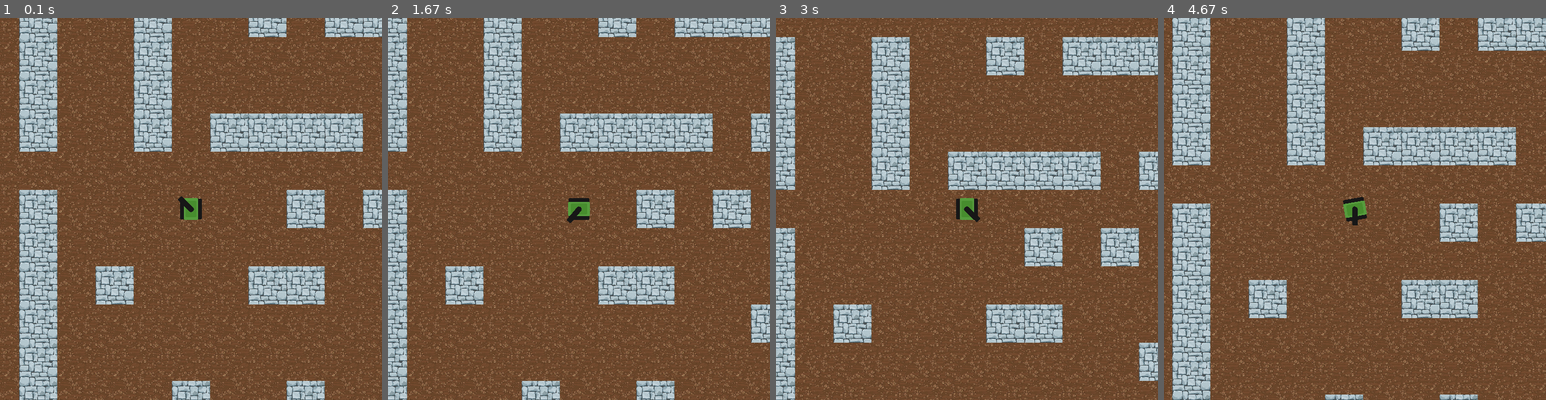
Above: before the commit, frames 1-4 (left to right).
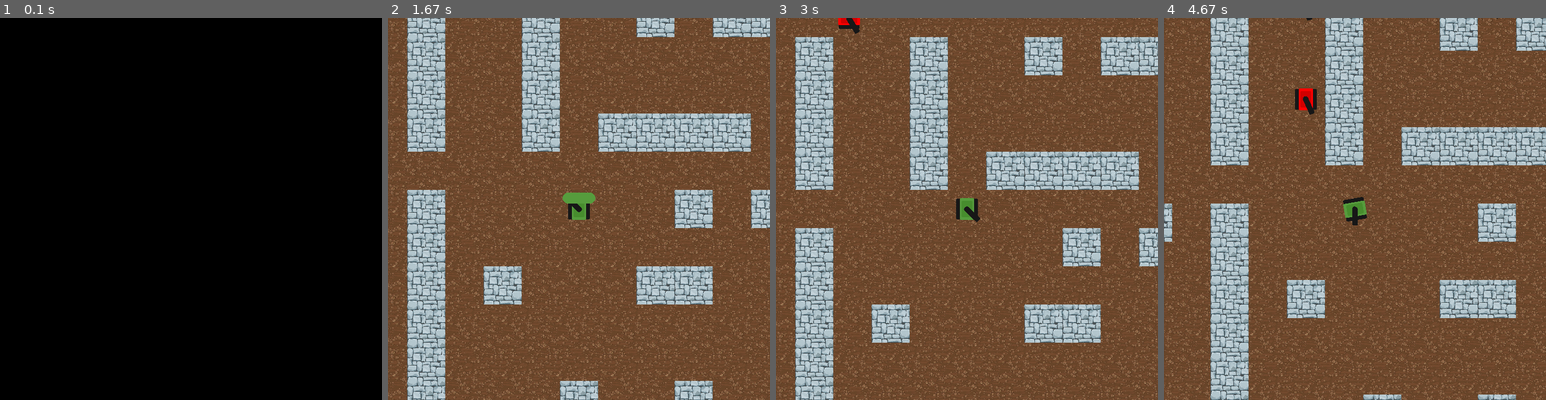
Above: after the commit, the same moments.

Repository: Camleaf/ICS3U
Game: pygame game, started from U3/main.py
Same seed, same stepped clock (60 frames per second), same inputs: the game is played once before the commit and once after it.
Inputs (mouse positions are in pixels of both pictures, inside the frame that each line leads up to):
- Up to frame 1 (0.1 s): no input
- Up to frame 2 (1.67 s): hold Esc 0.33-0.8 s; hold D 0.33-0.8 s; move the mouse to (563, 224) at 0.37 s; hold Esc 0.83-1.3 s
- Up to frame 3 (3 s): tap Esc at 1.83 s; tap Space at 2.17 s; hold W 2.5-2.97 s; move the mouse to (1108, 342) at 2.53 s
- Up to frame 4 (4.67 s): hold D 3-3.47 s; move the mouse to (1255, 67) at 3.03 s; hold A 3.5-4.03 s; move the mouse to (1263, 132) at 3.53 s; hold S 4.07-4.37 s; move the mouse to (1335, 308) at 4.1 s; hold A from 4.4 s (still down); move the mouse to (1355, 254) at 4.43 s

The runs differ from the first frame. In frame 1, 100% of the frame differs, in the area x 0-100%, y 0-100%; in frame 2, 50%; in frame 3, 49%; in frame 4, 52%.

Commit message:
start frame of GUI

Diff:
--- a/U3/main.py
+++ b/U3/main.py
@@ -11,6 +11,7 @@
 from utils.player.main import Player, Create_Container
 from utils.walls.main import Walls
 from utils.enemies.main import Enemies
+from utils.menu.main import Menu
 
 # variables
 DISPLAY_BASE = 700
@@ -26,8 +27,10 @@
 walls = Walls(GAME_BASE,GAME_HEIGHT, DISPLAY_BASE, DISPLAY_HEIGHT)
 player = Player(40,40,DISPLAY_BASE, DISPLAY_HEIGHT, GAME_BASE, GAME_HEIGHT)
 player_container = Create_Container(player)
-enemies = Enemies(5,40,40,GAME_BASE, GAME_HEIGHT,DISPLAY_BASE, DISPLAY_HEIGHT, walls, player.camera_x, player.camera_y, 15)
+enemies = Enemies(10,40,40,GAME_BASE, GAME_HEIGHT,DISPLAY_BASE, DISPLAY_HEIGHT, walls, player.camera_x, player.camera_y, 15)
 player.create_magazine(walls)
+menu = Menu(DISPLAY_BASE, DISPLAY_HEIGHT)
+
 
 # Threads
 in_range_walls = threading.Thread(target = player.get_in_range_walls, args = (walls,))
@@ -43,6 +46,8 @@
 frames_num = 1
 tick = 0
 player_shot_cooldown = 0
+
+game_paused = False
 while True:
 
     for event in pg.event.get():
@@ -56,6 +61,16 @@
     if keys_pressed := pg.key.get_pressed():
         x_vector = 0
         y_vector = 0
+
+        if keys_pressed[pg.K_ESCAPE]:
+            if not game_paused:
+                game_paused = True
+                menu.switch_gui("pause")
+            else:
+                game_paused = False
+                menu.switch_gui("ingame")
+            continue
+
         if keys_pressed[pg.K_a]:
             x_vector -= 2.5
 
@@ -76,11 +91,14 @@
 
 
 
+
+    if not game_paused: # only run if game is not paused
         player.move(x_vector,y_vector, enemies.units)
-    enemies.check_shots(tick)
-    player.magazine.update_bullets(enemies,player)
-    enemies.move(player)
-    screen.render(player, player_container, walls, enemies)
+        enemies.check_shots(tick)
+        player.magazine.update_bullets(enemies,player)
+        enemies.move(player)
+    # run all the time
+    screen.render(player, player_container, walls, enemies, menu)
 
     if not player.is_alive:
         game_end = True
--- a/U3/utils/display/main.py
+++ b/U3/utils/display/main.py
@@ -1,6 +1,7 @@
 import pygame as pg
 from ..player.main import Player
 from ..walls.main import Walls
+from ..menu.main import Menu
 from ..enemies.main import Enemies
 from .colours import *
 from .background import Background
@@ -20,7 +21,7 @@
         """Fills the screen with RGB value COLOUR"""
         self.DISPLAY.fill(colour)
 
-    def render(self, player:Player, player_container, walls:Walls, enemies:Enemies):
+    def render(self, player:Player, player_container, walls:Walls, enemies:Enemies, menu:Menu):
         """Wrapper function to render all objects to the display. Requires the barrier, the walls group, the player container, and the enemies group as input"""
 
 
@@ -32,12 +33,10 @@
         enemies.render(self.DISPLAY,player.camera_x, player.camera_y)
         player.magazine.render(self.DISPLAY, player.camera_x, player.camera_y)
         enemies.magazine.render(self.DISPLAY, player.camera_x, player.camera_y)
-        #barrier.render(self.DISPLAY, player.camera_x, player.camera_y, self.DISPLAY_BASE, self.DISPLAY_HEIGHT)
+        player_container.draw(self.DISPLAY)
+        menu.render(self.DISPLAY)
 
 
-        # no render systems
-        # reserved for objects without a local render system such as the player class
-        player_container.draw(self.DISPLAY)
 
     def blit(self, object):
         """Shorthand for pygame surface.blit function"""
--- a/U3/utils/enemies/enemy_turret.py
+++ b/U3/utils/enemies/enemy_turret.py
@@ -1,6 +1,7 @@
 import pygame as pg
 from ..display.colours import *
 import math
+
 
 class Turret:
     """The turret animation for the player"""
@@ -10,11 +11,13 @@
         self.rotation = 0
         self.fwidth = width
         self.fheight = height
-        self.image_orig = pg.Surface([self.fwidth,self.fheight])
+        self.image_orig = pg.Surface([self.fwidth, self.fheight])
         self.image_orig.set_colorkey(BLACK)
         self.image_orig.fill(BLACK)
-        pg.draw.rect(self.image_orig, OFF_BLACK, (self.fwidth/2-5,self.fheight/2-5,10,10),border_radius=4)
-        pg.draw.rect(self.image_orig, OFF_BLACK, (self.fwidth/2-5,self.fheight/2-30,10,30),border_radius=2)
+        pg.draw.rect(self.image_orig, OFF_BLACK, (self.fwidth/2 -
+                     5, self.fheight/2-5, 10, 10), border_radius=4)
+        pg.draw.rect(self.image_orig, OFF_BLACK, (self.fwidth/2-5,
+                     self.fheight/2-30, 10, 30), border_radius=2)
         self.image = self.image_orig.copy()
 
         self.DISPLAY_HEIGHT = DISPLAY_HEIGHT
@@ -30,20 +33,21 @@
         # still has jittering on rotation due to a "well i've tried everything i can think of and this is the best result" solution to the image rescaling and rebalancing issue
         # here's desmos link to document https://www.desmos.com/calculator/unzofi1ful
 
-
     def rotation_manager(self, x, y, camera_x, camera_y):
         """Manages rotation based on the angle between the unit and the player"""
 
-        relative_x, relative_y = camera_x-x-35, camera_y-y-35 # relative positions use the base's coords as that doesn't rely on an approximate function for positioning
+        # relative positions use the base's coords as that doesn't rely on an approximate function for positioning
+        relative_x, relative_y = camera_x-x-35, camera_y-y-35
 
-        angle = math.degrees(math.atan2(relative_y,relative_x))
-        self.rotation = -angle -90
-        #print(relative_x,relative_y,angle)
+        angle = math.degrees(math.atan2(relative_y, relative_x))
+        self.rotation = -angle - 90
+        # print(relative_x,relative_y,angle)
         # I will need to add more complex motion predictor thing but this is okay for now
         self.rotate()
-
 
     def rotate(self):
         """Rotates the turret image to rotation"""
         self.image = pg.transform.rotate(self.image_orig, self.rotation)
-        self.rot_offset = 12 - abs(((((self.rotation % 90) / 45) -1)**1.872) * 12) # this is the curve gained from the equations found on the desmos doc
+        # this is the curve gained from the equations found on the desmos doc
+        self.rot_offset = 12 - \
+            abs(((((self.rotation % 90) / 45) - 1)**1.872) * 12)
--- a/U3/utils/enemies/main.py
+++ b/U3/utils/enemies/main.py
@@ -1,16 +1,19 @@
 import pygame as pg
-import threading, random
+import threading
+import random
 
 from ..display.colours import *
 from .enemy import Enemy
 from ..walls.main import Walls
 from ..bullet.main import Magazine
+
+
 class Enemies:
     """Class which contains all the enemies"""
     units: list[Enemy]
     active_paths: list[threading.Thread]
 
-    def __init__(self, enemies_num, width, height, GAME_BASE, GAME_HEIGHT, DISPLAY_BASE, DISPLAY_HEIGHT,walls:Walls, camera_x, camera_y, stocks):
+    def __init__(self, enemies_num, width, height, GAME_BASE, GAME_HEIGHT, DISPLAY_BASE, DISPLAY_HEIGHT, walls: Walls, camera_x, camera_y, stocks):
 
         self.number = enemies_num
         self.active_paths = []
@@ -27,14 +30,14 @@
         self.cur_id = 0
         self.walls = walls
         # init the surface which holds the image of all the dead enemies
-        self.dead_surf:pg.Surface = pg.Surface([GAME_BASE,GAME_HEIGHT])
-        self.dead_surf.set_colorkey((255,255,255))
+        self.dead_surf: pg.Surface = pg.Surface([GAME_BASE, GAME_HEIGHT])
+        self.dead_surf.set_colorkey((255, 255, 255))
         self.dead_surf.fill(WHITE)
         # end init
-        self.magazine = Magazine("bot",walls,GAME_BASE,GAME_HEIGHT,DISPLAY_BASE,DISPLAY_HEIGHT)
+        self.magazine = Magazine(
+            "bot", walls, GAME_BASE, GAME_HEIGHT, DISPLAY_BASE, DISPLAY_HEIGHT)
         self.create_pathfinding_grid(walls)
         self.create_units(walls, camera_x, camera_y)
-
 
     def create_indiv(self):
         """Same as create_units function but for individual units, and requiring less positional arguments. Slightly less efficient as well as can't group create"""
@@ -42,58 +45,61 @@
         y = None
         x = None
         for r in range(1000):
-            ry = random.randint(0,self.GAME_HEIGHT//70 - 1)
+            ry = random.randint(0, self.GAME_HEIGHT//70 - 1)
             rx = random.randint(0, self.GAME_BASE // 70 - 1)
-            if [rx,ry] in self.walls.walls:
+            if [rx, ry] in self.walls.walls:
                 continue
-            if any([round(unit.x//70), round(unit.y//70)] == [rx,ry] for unit in self.units):
+            if any([round(unit.x//70), round(unit.y//70)] == [rx, ry] for unit in self.units):
 
                 continue
             y = ry
             x = rx
         self.cur_id += 1
-        if self.stocks == 0: return
+        if self.stocks == 0:
+            return
         self.stocks -= 1
         self.units.append(
-                Enemy( self.unit_width,
-                      self.unit_height,
-                      x*70,
-                      y*70,
-                      self.DISPLAY_HEIGHT,
-                      self.DISPLAY_BASE,
-                      self.GAME_BASE,
-                      self.GAME_HEIGHT,
-                      0,
-                      0,
-                      self.grid,
-                      self.offset,
-                      self.cur_id
-                      )
+            Enemy(self.unit_width,
+                  self.unit_height,
+                  x*70,
+                  y*70,
+                  self.DISPLAY_HEIGHT,
+                  self.DISPLAY_BASE,
+                  self.GAME_BASE,
+                  self.GAME_HEIGHT,
+                  0,
+                  0,
+                  self.grid,
+                  self.offset,
+                  self.cur_id
+                  )
         )
 
-    def create_units(self,walls:Walls ,camera_x, camera_y):
+    def create_units(self, walls: Walls, camera_x, camera_y):
         """Creates the enemy class self.number and stores them in a wrapper"""
         already_created = []
         for i in range(self.number):
             x = None
             y = None
             for r in range(1000):
-                ry = random.randint(0,self.GAME_HEIGHT//70 - 1)
+                ry = random.randint(0, self.GAME_HEIGHT//70 - 1)
                 rx = random.randint(0, self.GAME_BASE // 70 - 1)
-                if [rx,ry] in walls.walls:
+                if [rx, ry] in walls.walls:
                     continue
-                if [rx,ry] in already_created:
+                if [rx, ry] in already_created:
                     continue
-                if ry > 4 and not ry > 13:continue
-                elif rx > 4 and not rx > 13: continue
+                if ry > 4 and not ry > 13:
+                    continue
+                elif rx > 4 and not rx > 13:
+                    continue
                 y = ry
                 x = rx
                 break
             self.cur_id = i
             self.stocks -= 1
-            already_created.append([x,y])
+            already_created.append([x, y])
             self.units.append(
-                Enemy( self.unit_width,
+                Enemy(self.unit_width,
                       self.unit_height,
                       x*70,
                       y*70,
@@ -109,8 +115,7 @@
                       )
             )
 
-
-    def destroy_unit(self,id):
+    def destroy_unit(self, id):
         new = []
         for unit in self.units:
             if unit.id != id:
@@ -118,47 +123,52 @@
             else:
                 self.add_to_dead(unit)
 
-
         self.units = new
         if self.stocks != 0:
-            self.create_indiv() # add cam x and cam y to this
+            self.create_indiv()  # add cam x and cam y to this
 
-    def add_to_dead(self, unit:Enemy):
-        unit.image_orig = pg.Surface([unit.width,unit.height])
-        unit.image_orig.set_colorkey((255,255,255))
+    def add_to_dead(self, unit: Enemy):
+        unit.image_orig = pg.Surface([unit.width, unit.height])
+        unit.image_orig.set_colorkey((255, 255, 255))
         unit.image_orig.fill(WHITE)
 
-        pg.draw.rect(unit.image_orig,OFF_BLACK, (0, 1, unit.width, unit.height-2), border_radius=2)
-        pg.draw.rect(unit.image_orig, BLACK, (7,0,unit.width-14,unit.height),border_radius=2)
-        pg.draw.rect(unit.image_orig,BLACK,(unit.width/2-10, unit.height/2-15,20,30),border_radius=2)
+        pg.draw.rect(unit.image_orig, OFF_BLACK,
+                     (0, 1, unit.width, unit.height-2), border_radius=2)
+        pg.draw.rect(unit.image_orig, BLACK,
+                     (7, 0, unit.width-14, unit.height), border_radius=2)
+        pg.draw.rect(unit.image_orig, BLACK, (unit.width/2-10,
+                     unit.height/2-15, 20, 30), border_radius=2)
         unit.rotate(0)
 
+        self.dead_surf.blit(unit.image, (unit.x+unit.offset -
+                            unit.rot_offset, unit.y+unit.offset-unit.rot_offset))
+        self.dead_surf.blit(unit.turret.image, (unit.x+unit.turret.offset -
+                            unit.turret.rot_offset, unit.y+unit.turret.offset-unit.turret.rot_offset))
 
-        self.dead_surf.blit(unit.image, (unit.x+unit.offset-unit.rot_offset, unit.y+unit.offset-unit.rot_offset))
-        self.dead_surf.blit(unit.turret.image, (unit.x+unit.turret.offset-unit.turret.rot_offset, unit.y+unit.turret.offset-unit.turret.rot_offset))
-
-    def move(self,player):
-        self.magazine.update_bullets(self,player)
+    def move(self, player):
+        self.magazine.update_bullets(self, player)
         for i in range(len(self.units)):
             self.units[i].move(self.units)
 
-    def render(self, DISPLAY:pg.Surface, camera_x:int, camera_y:int):
+    def render(self, DISPLAY: pg.Surface, camera_x: int, camera_y: int):
         # very much a temporary render function
-        DISPLAY.blit(self.dead_surf, (-camera_x+self.DISPLAY_BASE/2, -camera_y+self.DISPLAY_HEIGHT/2))
+        DISPLAY.blit(self.dead_surf, (-camera_x+self.DISPLAY_BASE /
+                     2, -camera_y+self.DISPLAY_HEIGHT/2))
         for unit in self.units:
-            #print(unit.x-camera_x+self.GAME_BASE//2, unit.y-camera_y+self.GAME_HEIGHT//2)
-            unit.player_pass(camera_x,camera_y)
+            # print(unit.x-camera_x+self.GAME_BASE//2, unit.y-camera_y+self.GAME_HEIGHT//2)
+            unit.player_pass(camera_x, camera_y)
 
-            DISPLAY.blit(unit.image, (unit.x-camera_x+self.DISPLAY_BASE//2+self.offset-unit.rot_offset, unit.y-camera_y+self.DISPLAY_HEIGHT//2+self.offset-unit.rot_offset))
-            DISPLAY.blit(unit.turret.image, (unit.x-camera_x+self.DISPLAY_BASE//2+unit.turret.offset-unit.turret.rot_offset, unit.y-camera_y+self.DISPLAY_HEIGHT//2+unit.turret.offset-unit.turret.rot_offset))
-
+            DISPLAY.blit(unit.image, (unit.x-camera_x+self.DISPLAY_BASE//2+self.offset -
+                         unit.rot_offset, unit.y-camera_y+self.DISPLAY_HEIGHT//2+self.offset-unit.rot_offset))
+            DISPLAY.blit(unit.turret.image, (unit.x-camera_x+self.DISPLAY_BASE//2+unit.turret.offset -
+                         unit.turret.rot_offset, unit.y-camera_y+self.DISPLAY_HEIGHT//2+unit.turret.offset-unit.turret.rot_offset))
 
     def create_pathfinding_grid(self, walls):
         self.grid = []
         for y in range(self.GAME_HEIGHT//70):
             temp = []
             for x in range(self.GAME_BASE//70):
-                if [x,y] in walls.walls:
+                if [x, y] in walls.walls:
                     temp.append(1)
                 else:
                     temp.append(0)
@@ -170,13 +180,15 @@
             unit.game_end = True
             unit.activated = True
 
-    def check_shots(self,tick):
-            for unit in self.units:
-                if unit.activated:
-                    if tick <= 5: continue
-                    if unit.shot_cooldown < 20:
-                        unit.shot_cooldown += 1
-                        continue
-                    unit.shot_cooldown  = 0
-                    if unit.raycast(self.magazine.bullet_speed):
-                        self.magazine.create_bullet(unit.turret.rotation,unit.x+35-unit.rot_offset,unit.y+35-unit.rot_offset)
+    def check_shots(self, tick):
+        for unit in self.units:
+            if unit.activated:
+                if tick <= 5:
+                    continue
+                if unit.shot_cooldown < 20:
+                    unit.shot_cooldown += 1
+                    continue
+                unit.shot_cooldown = 0
+                if unit.raycast(self.magazine.bullet_speed):
+                    self.magazine.create_bullet(
+                        unit.turret.rotation, unit.x+35-unit.rot_offset, unit.y+35-unit.rot_offset)
--- /dev/null
+++ b/U3/utils/menu/gamegui.py
@@ -0,0 +1,15 @@
+import pygame as pg
+from ..display.colours import *
+
+class GameGui:
+    def __init__(self, DISPLAY_BASE:int, DISPLAY_HEIGHT:int):
+        self.surf = pg.Surface([DISPLAY_BASE, DISPLAY_HEIGHT])
+        self.surf.set_colorkey(WHITE)
+        self.surf.fill(WHITE)
+        self.DISPLAY_BASE = DISPLAY_BASE
+        self.DISPLAY_HEIGHT = DISPLAY_HEIGHT
+        self.create_display()
+
+
+    def create_display(self):
+        ...
--- a/U3/utils/menu/main.py
+++ b/U3/utils/menu/main.py
@@ -1,5 +1,10 @@
+import time
 import pygame as pg
-from ..display import colours
+from typing import Any
+from ..display.colours import *
+from .startgui import StartGui
+from .pausegui import PauseGui
+from .gamegui import GameGui
 
 class Menu:
     """The container for all instances of the menu"""
@@ -10,3 +15,20 @@
         self.DISPLAY_HEIGHT = DISPLAY_HEIGHT
 
         # there will be four menus. One for endscreen, one for start screen, one for pause, and one for during play
+
+        self.menu_list: dict[str,Any] = { # add more as I go
+            "start": StartGui(DISPLAY_BASE, DISPLAY_HEIGHT), # working on pausegui atm
+            "pause": PauseGui(DISPLAY_BASE, DISPLAY_HEIGHT),
+            "ingame": GameGui(DISPLAY_BASE, DISPLAY_HEIGHT)
+        }
+        self.switch_gui("ingame")
+
+    def switch_gui(self, version):
+        self.surf = pg.Surface([self.DISPLAY_BASE, self.DISPLAY_HEIGHT])
+        self.surf.set_colorkey(WHITE)
+        self.surf.fill(WHITE)
+        self.surf.blit(self.menu_list[version].surf,(0,0))
+        time.sleep(0.2)
+
+    def render(self, DISPLAY:pg.Surface):
+        DISPLAY.blit(self.surf,(0,0))
--- /dev/null
+++ b/U3/utils/menu/pausegui.py
@@ -0,0 +1,16 @@
+import pygame as pg
+from ..display.colours import *
+
+class PauseGui:
+    """Pause menu screen"""
+    def __init__(self, DISPLAY_BASE:int, DISPLAY_HEIGHT:int):
+        self.surf = pg.Surface([DISPLAY_BASE, DISPLAY_HEIGHT])
+        self.surf.set_colorkey(WHITE)
+        self.surf.fill(WHITE)
+        self.DISPLAY_BASE = DISPLAY_BASE
+        self.DISPLAY_HEIGHT = DISPLAY_HEIGHT
+        self.create_display()
+
+
+    def create_display(self):
+        pg.draw.rect(self.surf, PICKLE_GREEN, (self.DISPLAY_BASE/2-30, self.DISPLAY_HEIGHT/2-30, 60, 20),border_radius=10)
--- /dev/null
+++ b/U3/utils/menu/startgui.py
@@ -0,0 +1,16 @@
+import pygame as pg
+from ..display.colours import *
+
+class StartGui:
+    """Start"""
+    def __init__(self, DISPLAY_BASE:int, DISPLAY_HEIGHT:int):
+        self.surf = pg.Surface([DISPLAY_BASE, DISPLAY_HEIGHT])
+        self.surf.set_colorkey(WHITE)
+        self.surf.fill(WHITE)
+        self.DISPLAY_BASE = DISPLAY_BASE
+        self.DISPLAY_HEIGHT = DISPLAY_HEIGHT
+        self.create_display()
+
+
+    def create_display(self):
+        ...
